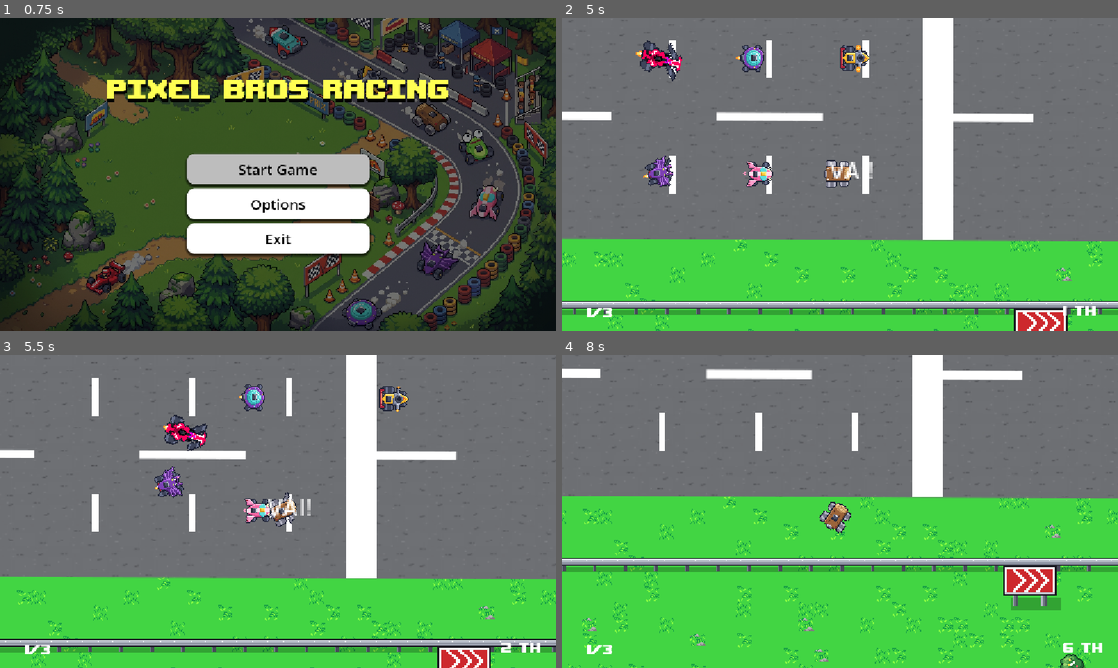
Above: before the commit, frames 1-4 (two rows, left to right).
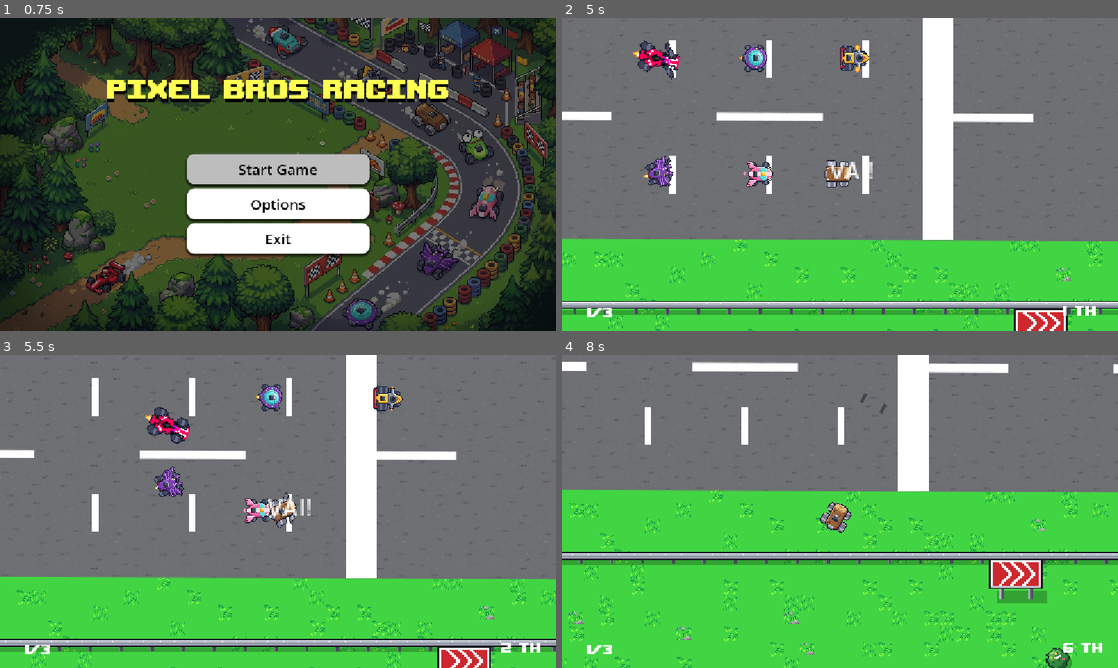
Above: after the commit, the same moments.

Repository: Blue-Raccoon-Interactive/Pixel-Bros-Racing
Game: Godot game, scene res://scenes/main/main_menu.tscn
The game is run twice, just before and just after one commit, with the same random seed, the same clock (stepped at 60 frames per second) and the same inputs. Sound files missing from this copy of the repository are replaced by a short silence.
Inputs (mouse positions are in pixels of both pictures, inside the frame that each line leads up to):
- Up to frame 1 (0.75 s): click "Start Game" at 0.5 s
- Up to frame 2 (5 s): click (1017, 277) at 1.25 s; tap Enter (ui_accept) at 2, 2.27, 2.57, 3.5, 4.25 s; move the mouse to (962, 158) at 2.02 s; hold D (steer_right) 2.03-2.75 s; click (962, 158) at 2.17 s; drag from (728, 190) to (945, 161) at 2.77 s; move the mouse to (895, 105) at 3.52 s; hold D (steer_right) 3.53-4.25 s; drag from (812, 237) to (673, 127) at 4.27 s
- Up to frame 3 (5.5 s): move the mouse to (444, 558) at 5.02 s; hold A (steer_left) from 5.03 s (still down); tap Enter (ui_accept) at 5.27 s
- Up to frame 4 (8 s): tap Enter (ui_accept) at 5.57 s; release A (steer_left) at 5.75 s; drag from (673, 464) to (901, 514) at 5.77 s; move the mouse to (867, 511) at 6.52 s; hold S (brake) 6.53-7.25 s; click (867, 511) at 6.67 s; drag from (756, 433) to (728, 527) at 7.27 s

Frame 1 is identical in both runs. In frame 2, 0.9% of the frame differs, in the area x 12-55%, y 7-21%; in frame 3, 2.2%; in frame 4, 19%, in the area x 0-100%, y 0-100%.

Commit message:
Balanceia karts

Diff:
--- a/scenes/karts/kart_02.tscn
+++ b/scenes/karts/kart_02.tscn
@@ -178,14 +178,13 @@
 archetype = "Juggernaut"
 kart_sprite_texture = ExtResource("2_r47an")
 max_speed = 390.0
-acceleration = 460.0
-brake_force = 450.0
+acceleration = 440.0
 reverse_max_speed = 140.0
 rotation_speed = 2.0
 friction = 180.0
-grip = 1150.0
+grip = 900.0
 steer_full_speed = 100.0
-wall_speed_factor = 0.9
+wall_speed_factor = 0.92
 
 [node name="AnimatedSprite2D" parent="." index="0" unique_id=1540636759]
 sprite_frames = SubResource("SpriteFrames_dguv5")
--- a/scenes/karts/kart_04.tscn
+++ b/scenes/karts/kart_04.tscn
@@ -181,11 +181,11 @@
 acceleration = 330.0
 brake_force = 350.0
 reverse_max_speed = 130.0
-rotation_speed = 2.4
+rotation_speed = 2.65
 friction = 100.0
-grip = 500.0
+grip = 470.0
 steer_full_speed = 130.0
-wall_speed_factor = 0.75
+wall_speed_factor = 0.78
 
 [node name="AnimatedSprite2D" parent="." index="0" unique_id=1540636759]
 sprite_frames = SubResource("SpriteFrames_bh4pj")
--- a/scenes/karts/kart_05.tscn
+++ b/scenes/karts/kart_05.tscn
@@ -176,7 +176,7 @@
 kart_name = "Nave Rosa"
 archetype = "Sprinter"
 kart_sprite_texture = ExtResource("2_kyha5")
-max_speed = 420.0
+max_speed = 428.0
 acceleration = 490.0
 brake_force = 420.0
 rotation_speed = 2.6
--- a/scenes/karts/kart_07.tscn
+++ b/scenes/karts/kart_07.tscn
@@ -178,13 +178,13 @@
 archetype = "Floaty"
 kart_sprite_texture = ExtResource("2_jmvw0")
 max_speed = 460.0
-acceleration = 310.0
+acceleration = 370.0
 brake_force = 300.0
 reverse_max_speed = 160.0
 rotation_speed = 2.5
 friction = 90.0
-grip = 450.0
-steer_full_speed = 140.0
+grip = 420.0
+steer_full_speed = 130.0
 wall_speed_factor = 0.7
 
 [node name="AnimatedSprite2D" parent="." index="0" unique_id=1540636759]
--- a/scenes/karts/kart_08.tscn
+++ b/scenes/karts/kart_08.tscn
@@ -178,11 +178,12 @@
 kart_name = "Esportivo F1"
 archetype = "Time-Trialist"
 kart_sprite_texture = ExtResource("2_3bqyo")
-max_speed = 480.0
-acceleration = 430.0
-brake_force = 450.0
-rotation_speed = 2.6
-grip = 950.0
+max_speed = 450.0
+acceleration = 365.0
+brake_force = 420.0
+rotation_speed = 2.35
+grip = 760.0
+steer_full_speed = 125.0
 
 [node name="AnimatedSprite2D" parent="." index="0" unique_id=1540636759]
 sprite_frames = SubResource("SpriteFrames_tcsrv")
